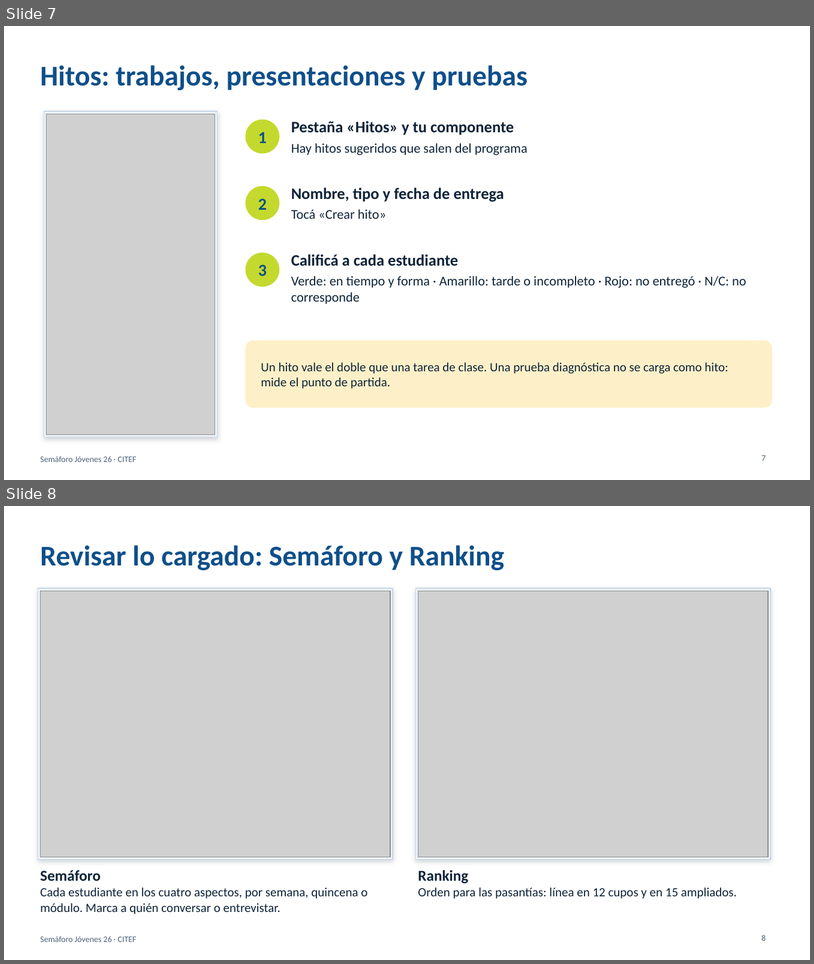
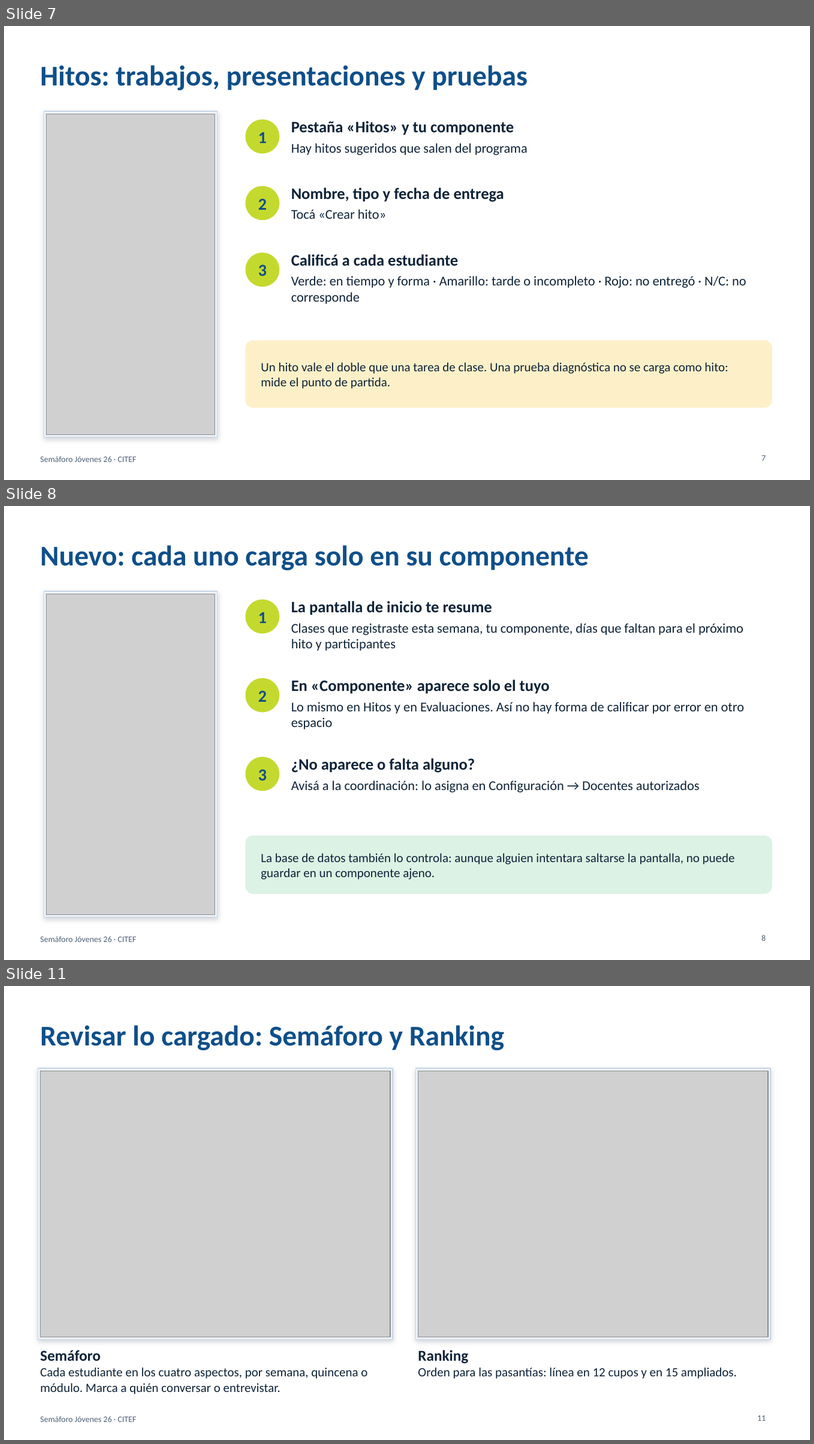
Before and after one commit to marcelosanchezempresa-eng/desafio-ted, a slide deck: jovenes26-citef/Presentacion-Semaforo-Jovenes26.pptx. Shown one above the other, each under a label of ours: slides 7 and 8 before the commit, slides 7, 8 and 11 after it; the slides between them are not shown. The pictures are 814x964 and 814x1444 pixels, drawn with LibreOffice and Linux fonts; fonts in the diff are those of the drawing; grey boxes stand for pictures. Boxes give left, top, right and bottom in pixels: in the first picture for what was removed or moved away, otherwise in the second. Text is boxed around its words. In the diff, an @@ line names an element or a change of style, - is before the commit and + after.

```diff
--- a/jovenes26-citef/Presentacion-Semaforo-Jovenes26.pptx
+++ b/jovenes26-citef/Presentacion-Semaforo-Jovenes26.pptx
@@ slide 8 added at <box>4,506,810,960</box>, background #FFFFFF; not listed: 1 template element that a slide beside it also shows @@
@@ title added at <box>40,545,589,570</box>, 34 pt, text #0F4F8A, bold @@
+Nuevo: cada uno carga solo en su componente
@@ rectangle added at <box>44,591,218,917</box>, fill #EEF3F9, outline #C8D6E6 1 pt @@
@@ picture added at <box>47,594,215,915</box> @@
@@ ellipse added at <box>246,600,279,633</box>, fill #C4D92E, outline #C4D92E 1 pt @@
@@ text added at <box>258,612,267,623</box>, 20 pt, text #0F4F8A, bold @@
+1
@@ text added at <box>291,601,744,651</box>, 16 pt, text #0E2338 @@
+La pantalla de inicio te resume
+Clases que registraste esta semana, tu componente, días que faltan para el próximo hito y participantes
@@ ellipse added at <box>246,678,279,712</box>, fill #C4D92E, outline #C4D92E 1 pt @@
@@ text added at <box>291,679,744,729</box>, 16 pt, text #0E2338 @@
+En «Componente» aparece solo el tuyo
+Lo mismo en Hitos y en Evaluaciones. Así no hay forma de calificar por error en otro espacio
@@ text added at <box>258,690,267,702</box>, 20 pt, text #0F4F8A, bold @@
+2
@@ ellipse added at <box>246,757,279,790</box>, fill #C4D92E, outline #C4D92E 1 pt @@
@@ text added at <box>258,769,267,780</box>, 20 pt, text #0F4F8A, bold @@
+3
@@ text added at <box>291,758,700,792</box>, 16 pt, text #0E2338 @@
+¿No aparece o falta alguno?
+Avisá a la coordinación: lo asigna en Configuración → Docentes autorizados
@@ rounded rectangle added at <box>246,835,772,893</box>, fill #DCF2E4, outline #DCF2E4 1 pt @@
@@ text added at <box>261,853,735,879</box>, 15 pt, text #0E2338 @@
+La base de datos también lo controla: aunque alguien intentara saltarse la pantalla, no puede guardar en un componente ajeno.
@@ page number added at <box>762,934,766,940</box>, 10 pt, text #4C6178 @@
+8
@@ what was slide 8 is now slide 11 @@
@@ page number at <box>758,1415,766,1420</box>: text changed @@
-8
+11
```
Also in this commit, not shown: 3 slides changed, 3 other slides added, 8 other files.
